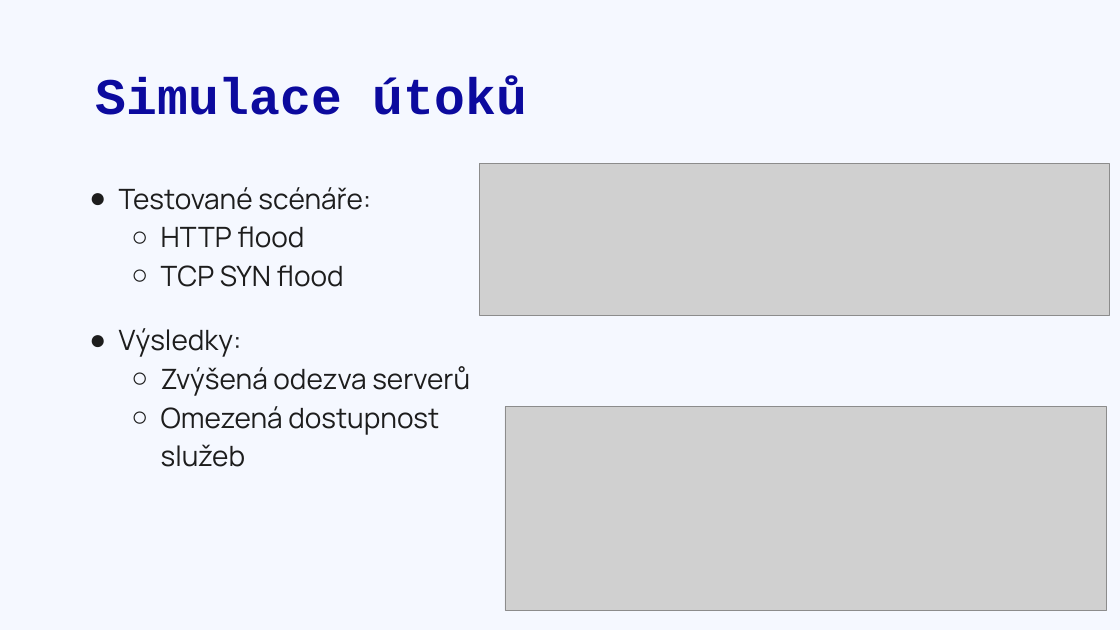
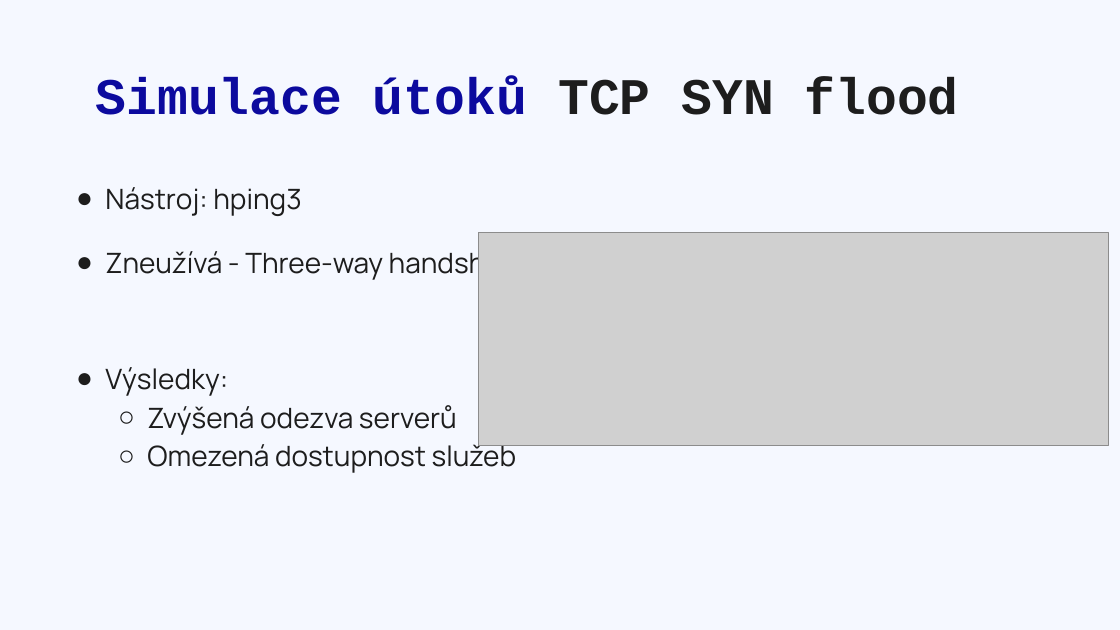
Before and after one commit to CookieKGcz/Dlouhodobka, a slide deck: slide 6 of ~~Dlouhodobka~~/DOCX/Odevzdáno/Útoky_typu_DoS.pptx (slide 5 before the commit). Drawn at 1120x630 pixels with LibreOffice and Linux fonts; fonts in the diff are those of the drawing; grey boxes stand for pictures. Boxes give left, top, right and bottom in pixels: in the first picture for what was removed or moved away, otherwise in the second. Text is boxed around its words. In the diff, an @@ line names an element or a change of style, - is before the commit and + after.

```diff
--- a/~~Dlouhodobka~~/DOCX/Odevzdáno/Útoky_typu_DoS.pptx
+++ b/~~Dlouhodobka~~/DOCX/Odevzdáno/Útoky_typu_DoS.pptx
@@ title at (96, 77, 959, 115): text changed @@
-Simulace útoků
+Simulace útoků TCP SYN flood
@@ text "Nástroj: hping3": place and size @@
-text "Nástroj: hping3" at (119, 187, 470, 467)
+text "Nástroj: hping3" at (105, 187, 531, 473)
@@ picture removed at (480, 164, 1110, 315) @@
@@ text at (105, 187, 531, 281): text changed @@
-● Testované scénáře:
-  ○ HTTP flood
-  ○ TCP SYN flood
+● Nástroj: hping3
+● Zneužívá - Three-way handshake
@@ picture: place and size @@
-picture at (505, 407, 1107, 610)
+picture at (478, 233, 1108, 446)
```
Also in this commit, not shown: 5 other slides changed, 4 slides added, 14 other files.
